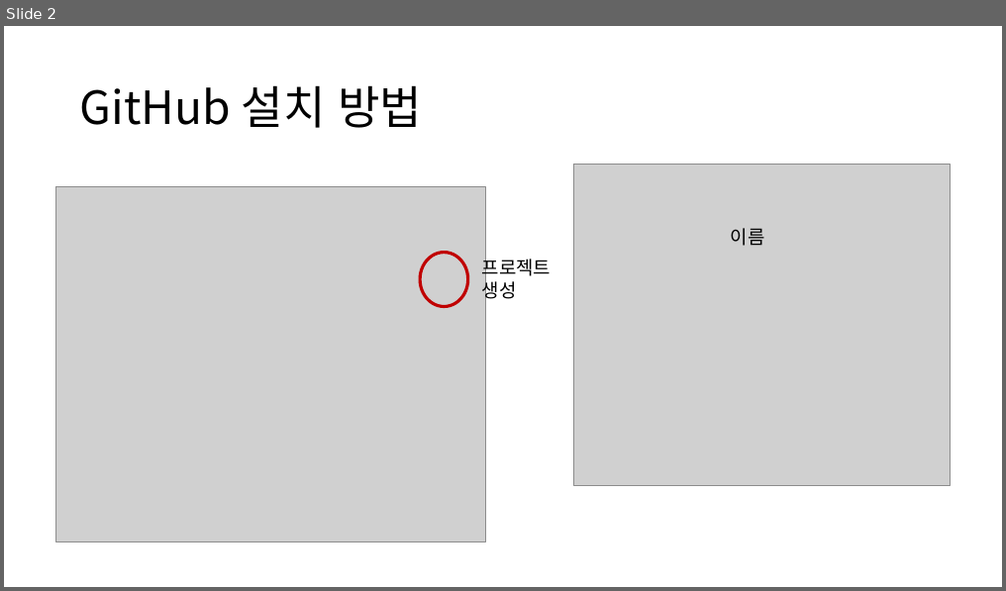
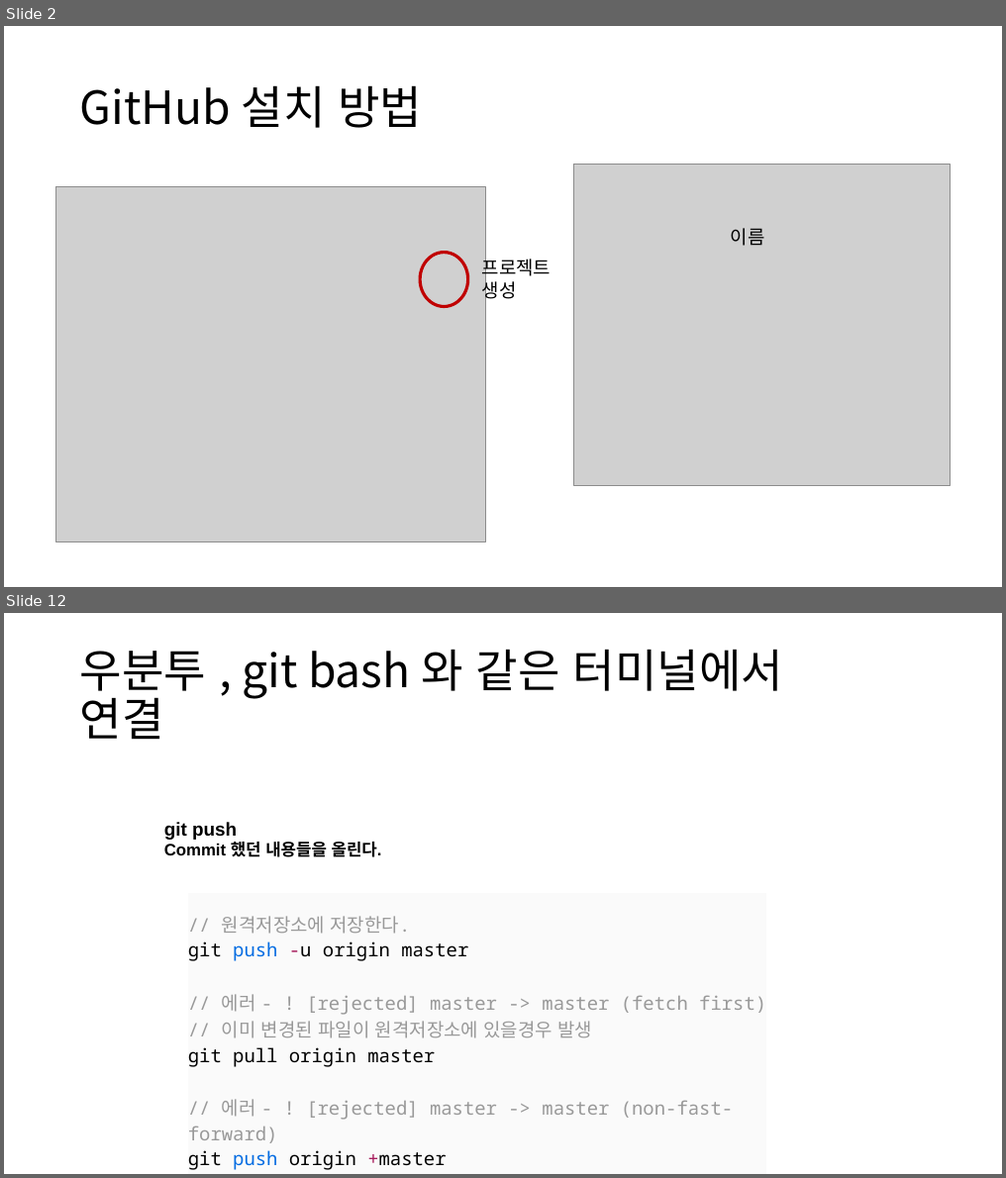
Before and after one commit to comettlee/My_study, a slide deck: Github.pptx. Shown one above the other, each under a label of ours: slide 2 before the commit, slides 2 and 12 after it; the slides between them are not shown. The pictures are 1006x591 and 1006x1178 pixels, drawn with LibreOffice and Linux fonts; fonts in the diff are those of the drawing; grey boxes stand for pictures. Boxes give left, top, right and bottom in pixels: in the first picture for what was removed or moved away, otherwise in the second. Text is boxed around its words. In the diff, an @@ line names an element or a change of style, - is before the commit and + after.

Commit message:
2019.06.17 Github 연결 방법 , AWS 웹서버 구축 하기

```diff
--- a/Github.pptx
+++ b/Github.pptx
@@ slide 12 added at <box>4,613,1002,1174</box>, background #FFFFFF @@
@@ title added at <box>80,649,783,740</box>, 44 pt, text #000000 @@
+우분투 , git bash 와 같은 터미널에서
+연결
@@ text added at <box>164,822,382,858</box>, 16 pt, text #000000, bold @@
+git push
+Commit 했던 내용들을 올린다.
@@ table added at <box>188,894,767,1174</box>, 1 rows, 1 columns @@
+// 원격저장소에 저장한다. / git push -u origin master / // 에러 - ! [rejected] master -> master (fetch first) / // 이미 변경된 파일이 원격저장소에 있을경우 발생 / git pull origin master / // 에러 - ! [rejected] master -> master (non-fast-forward) / git push origin +master
```
Also in this commit, not shown: 1 slide changed, 9 other slides added, 1 other file.
